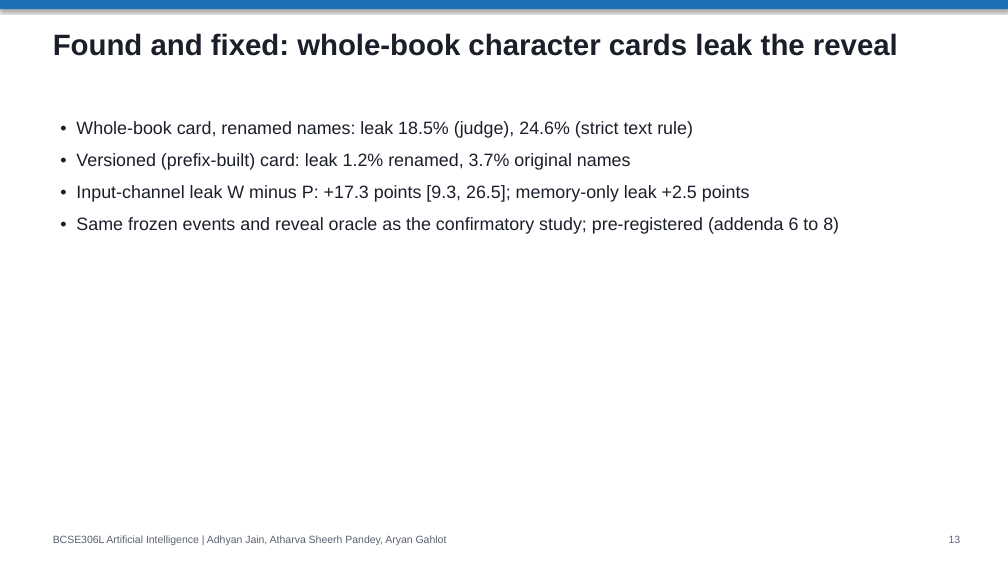
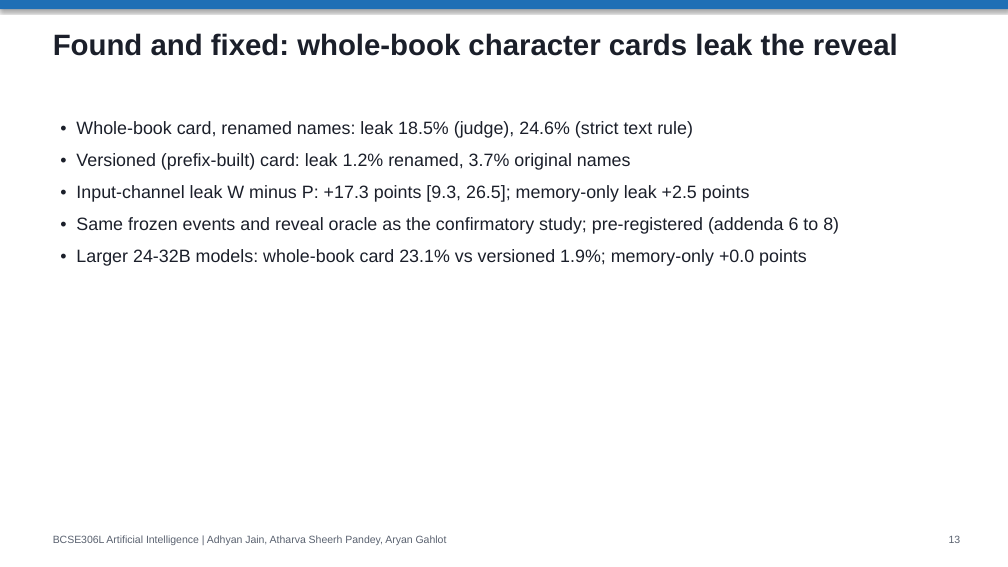
Before and after one commit to adhyan-jain/EchoTales, a slide deck: slide 13 of EchoTales_Research_Presentation.pptx. Drawn at 1008x567 pixels with LibreOffice and Linux fonts; fonts in the diff are those of the drawing. Boxes give left, top, right and bottom in pixels: in the first picture for what was removed or moved away, otherwise in the second. Text is boxed around its words. In the diff, an @@ line names an element or a change of style, - is before the commit and + after.

Commit message:
course: final rebuild with RF-E2E results of five models

```diff
--- a/EchoTales_Research_Presentation.pptx
+++ b/EchoTales_Research_Presentation.pptx
@@ text at bbox=[76, 249, 807, 266]: paragraph added @@
+• Larger 24-32B models: whole-book card 23.1% vs versioned 1.9%; memory-only +0.0 points
```
Also in this commit, not shown: 5 other files.
